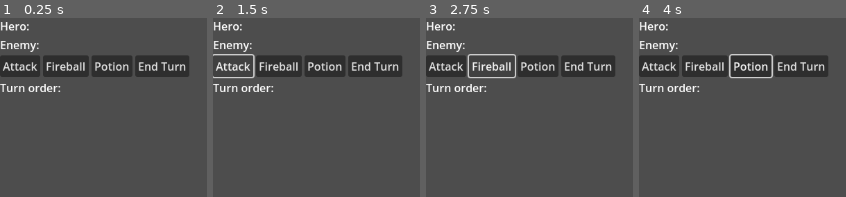
Above: before the commit, frames 1-4 (left to right).
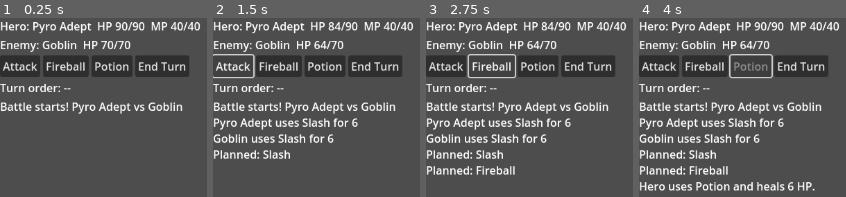
Above: after the commit, the same moments.

Repository: badnewsgoonies-dot/golden
Game: Godot game, scene res://scenes/Main.tscn
Same seed, same stepped clock (60 frames per second), same inputs: the game is played once before the commit and once after it.
Inputs (mouse positions are in pixels of both pictures, inside the frame that each line leads up to):
- Up to frame 1 (0.25 s): no input
- Up to frame 2 (1.5 s): click "End Turn" at 0.5 s; click "Attack" at 1.25 s
- Up to frame 3 (2.75 s): click "Fireball" at 2 s
- Up to frame 4 (4 s): click "Potion" at 2.75 s; tap Enter at 3.5 s; move the mouse to (outside the picture) at 3.52 s; hold Up from 3.53 s (still down); tap 1 at 3.6 s; click (outside the picture) at 3.67 s

The runs differ from the first frame. In frame 1, 5.5% of the frame differs, in the area x 0-97%, y 2-54%; in frame 2, 9.8%; in frame 3, 11%; in frame 4, 13%, in the area x 0-97%, y 2-97%.
Error before the commit: Parse Error: Used space character for indentation instead of tab as used before in the file. (res://scenes/BattleScene.gd:80)

Commit message:
Update editor config and fix indentation in BattleScene.gd
Adjusted Godot editor configuration files to reflect recent project activity, including opening Main.tscn and updating recent files. Fixed indentation in the _on_end_turn function in BattleScene.gd for consistency. Minor formatting fix in SanityTest.gd.

Diff:
--- a/scenes/BattleScene.gd
+++ b/scenes/BattleScene.gd
@@ -78,44 +78,44 @@
 	_log("Planned: %s" % skill_copy.get("name", "Action"))
 
 func _on_end_turn() -> void:
-    if !hero.is_alive() or !enemy.is_alive():
-        return
-    if planned_actions.is_empty():
-        planned_actions.append(Action.new(hero, skill_slash, enemy))
-
-    var enemy_action: Action = Action.new(enemy, skill_slash.duplicate(true), hero)
-    var actions: Array = planned_actions.duplicate()
-    actions.append(enemy_action)
-    actions = turn_engine.build_queue(actions)
-    _update_turn_order(actions)
-
-    for a in actions:
-        if a.actor == hero:
-            var mp_cost: int = int(a.skill.get("mp_cost", 0))
-            if mp_cost > 0:
-                hero.spend_mp(mp_cost)
-
-    for a in actions:
-        if !a.actor.is_alive() or !a.target.is_alive():
-            continue
-        var tag: String = Formula.element_tag(a.actor, a.target, a.skill)
-        var result: Dictionary = turn_engine.execute(a)
-        if result.get("hit", false):
-            var crit_text := " CRIT!" if result.get("crit", false) else ""
-            _log("%s uses %s for %d %s%s" % [a.actor.name, a.skill.get("name", "Skill"), result.get("damage", 0), tag, crit_text])
-            for status_line in result.get("status_logs", []):
-                _log(status_line)
-        else:
-            _log("%s uses %s - Miss!" % [a.actor.name, a.skill.get("name", "Skill")])
-
-    var tick_logs: Array[String] = turn_engine.end_of_round_tick([hero, enemy])
-    for line in tick_logs:
-        _log(line)
-
-    planned_actions.clear()
-    _check_end()
-    _update_ui()
-    _update_turn_order([])
+	if !hero.is_alive() or !enemy.is_alive():
+		return
+	if planned_actions.is_empty():
+		planned_actions.append(Action.new(hero, skill_slash, enemy))
+
+	var enemy_action: Action = Action.new(enemy, skill_slash.duplicate(true), hero)
+	var actions: Array = planned_actions.duplicate()
+	actions.append(enemy_action)
+	actions = turn_engine.build_queue(actions)
+	_update_turn_order(actions)
+
+	for a in actions:
+		if a.actor == hero:
+			var mp_cost: int = int(a.skill.get("mp_cost", 0))
+			if mp_cost > 0:
+				hero.spend_mp(mp_cost)
+
+	for a in actions:
+		if !a.actor.is_alive() or !a.target.is_alive():
+			continue
+		var tag: String = Formula.element_tag(a.actor, a.target, a.skill)
+		var result: Dictionary = turn_engine.execute(a)
+		if result.get("hit", false):
+			var crit_text := " CRIT!" if result.get("crit", false) else ""
+			_log("%s uses %s for %d %s%s" % [a.actor.name, a.skill.get("name", "Skill"), result.get("damage", 0), tag, crit_text])
+			for status_line in result.get("status_logs", []):
+				_log(status_line)
+		else:
+			_log("%s uses %s - Miss!" % [a.actor.name, a.skill.get("name", "Skill")])
+
+	var tick_logs: Array[String] = turn_engine.end_of_round_tick([hero, enemy])
+	for line in tick_logs:
+		_log(line)
+
+	planned_actions.clear()
+	_check_end()
+	_update_ui()
+	_update_turn_order([])
 
 func _check_end() -> void:
 	if !enemy.is_alive():
